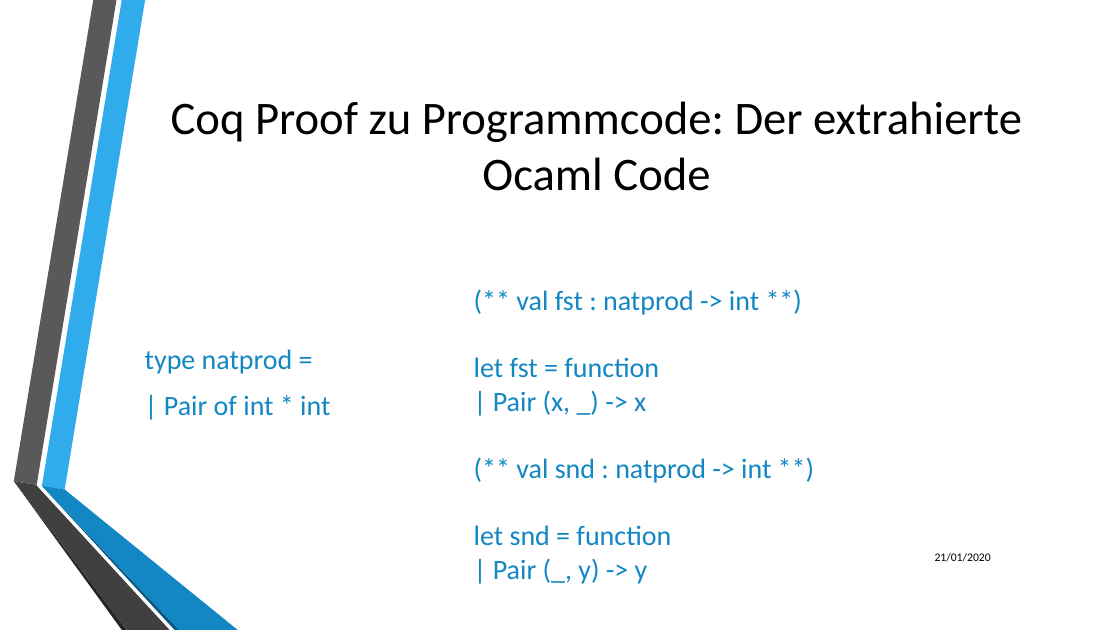
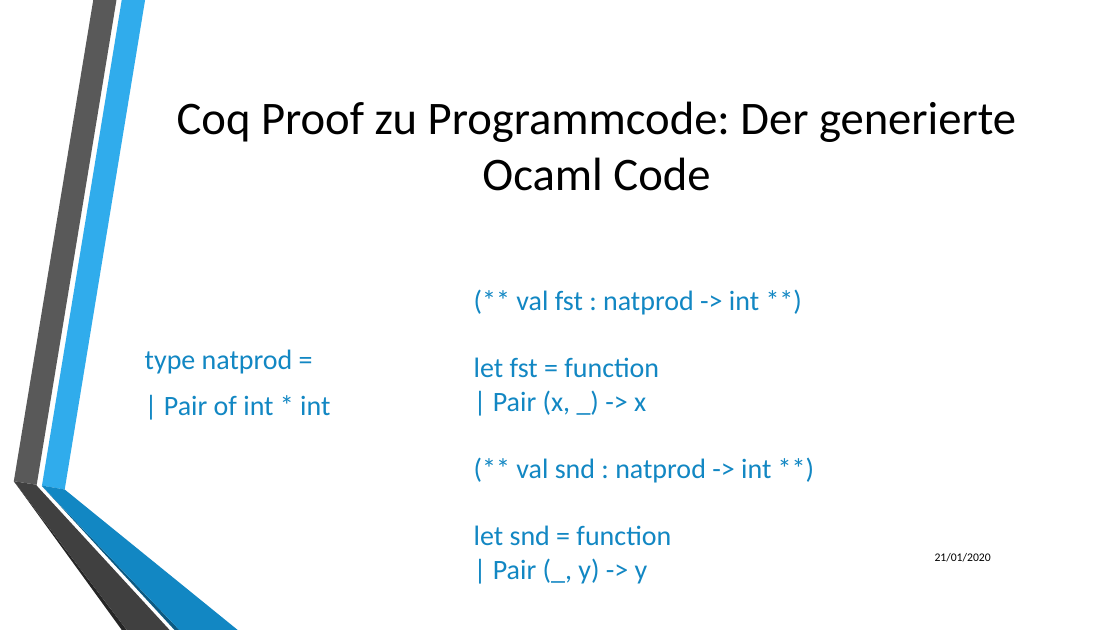
Before and after one commit to LukasKiederle/seminar-coq, a slide deck: slide 24 of final-presentation.pptx. Drawn at 1120x630 pixels with LibreOffice and Linux fonts; fonts in the diff are those of the drawing; background and template pictures are left out. Boxes give left, top, right and bottom in pixels: in the first picture for what was removed or moved away, otherwise in the second. Text is boxed around its words. In the diff, an @@ line names an element or a change of style, - is before the commit and + after.

```diff
--- a/final-presentation.pptx
+++ b/final-presentation.pptx
@@ title at (177,101,1016,191): text changed @@
-Coq Proof zu Programmcode: Der extrahierte Ocaml Code
+Coq Proof zu Programmcode: Der generierte Ocaml Code
```
Also in this commit, not shown: 11 other slides changed.
